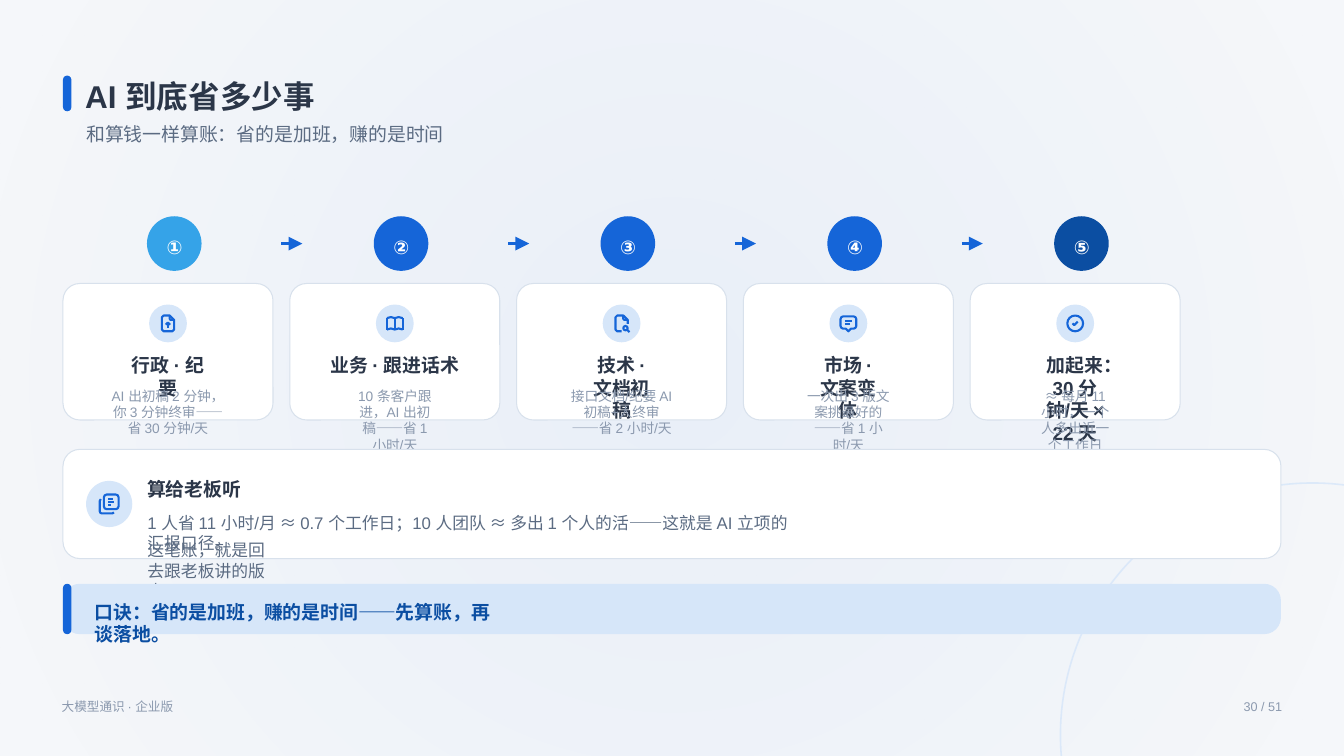
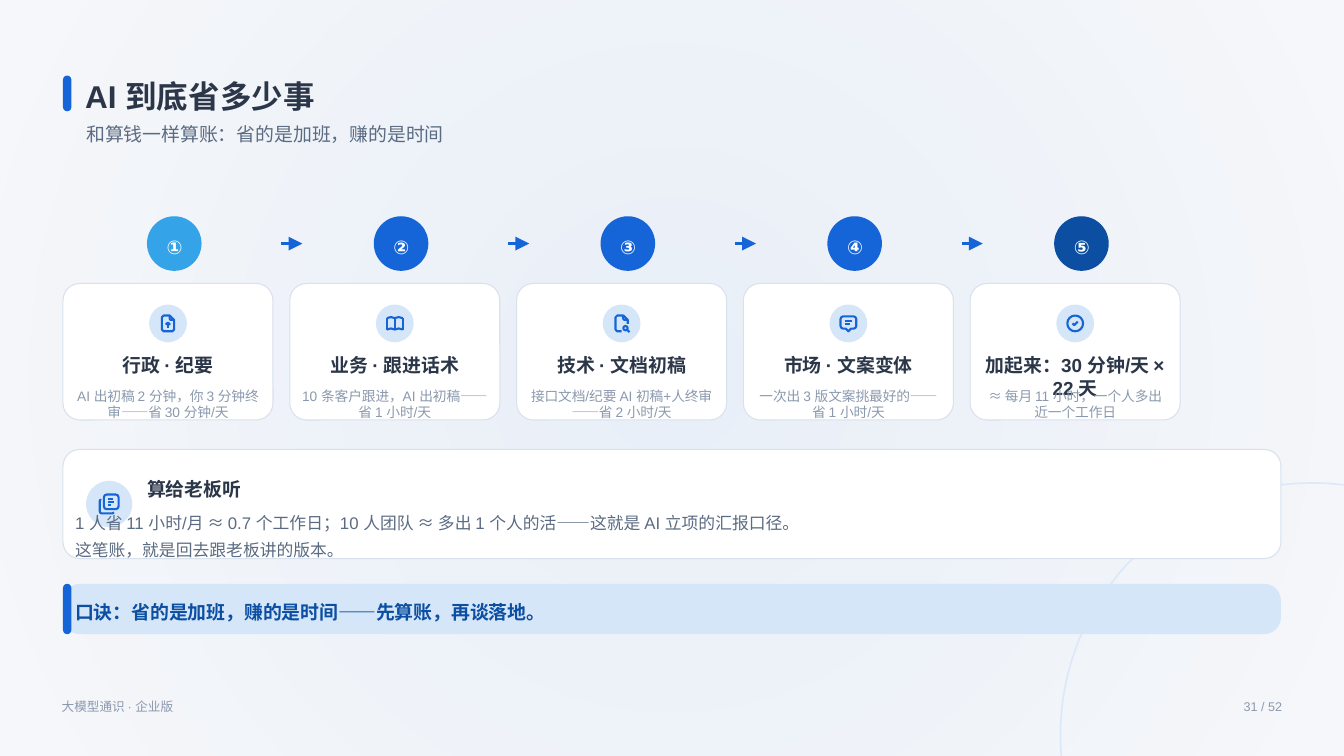
Before and after one commit to swift3000/qiyepinpeixun, a slide deck: slide 31 of 企业AI培训_交付包/初级课程_完整交付包/03_PPT课件/通用基础_PPT1_v3.pptx (slide 30 before the commit). Drawn at 1344x756 pixels with LibreOffice and Linux fonts; fonts in the diff are those of the drawing. Boxes give left, top, right and bottom in pixels: in the first picture for what was removed or moved away, otherwise in the second. Text is boxed around its words. In the diff, an @@ line names an element or a change of style, - is before the commit and + after.

```diff
--- a/企业AI培训_交付包/初级课程_完整交付包/03_PPT课件/通用基础_PPT1_v3.pptx
+++ b/企业AI培训_交付包/初级课程_完整交付包/03_PPT课件/通用基础_PPT1_v3.pptx
@@ text "行政 · 纪要" rewrapped from [132, 356, 204, 400] to [122, 356, 214, 374] @@
@@ text "技术 · 文档初稿" rewrapped from [584, 356, 660, 419] to [557, 356, 686, 374] @@
@@ text "市场 · 文案变体" rewrapped from [820, 356, 876, 423] to [784, 356, 912, 374] @@
@@ text "加起来：30 分钟/天 × 22 天" rewrapped from [1046, 356, 1122, 445] to [986, 356, 1149, 399] @@
@@ text "AI 出初稿 2 分钟，你 3 ..." rewrapped from [112, 387, 223, 434] to [77, 389, 259, 418] @@
@@ text "10 条客户跟进，AI 出初稿——省 1 小时/天" rewrapped from [358, 389, 432, 449] to [302, 389, 487, 418] @@
@@ text "接口文档/纪要 AI 初稿+人终审——省 2 小时/天" rewrapped from [571, 387, 672, 434] to [531, 389, 712, 418] @@
@@ text "一次出 3 版文案挑最好的——省 1 小时/天" rewrapped from [807, 387, 889, 449] to [759, 389, 938, 418] @@
@@ text "≈ 每月 11 小时，一个人多出近一个工作日" rewrapped from [1041, 387, 1109, 449] to [1005, 387, 1162, 418] @@
@@ text "1 人省 11 小时/月 ≈ ..." rewrapped from [147, 515, 787, 554] to [75, 512, 799, 534] @@
@@ text "这笔账，就是回去跟老板讲的版本。" rewrapped from [147, 539, 265, 584] to [75, 542, 344, 558] @@
@@ text "口诀：省的是加班，赚的是时间——先算账，再谈落地。" rewrapped from [95, 603, 490, 643] to [75, 603, 545, 622] @@
@@ text at [1244, 702, 1282, 711]: text changed @@
-30 / 51
+31 / 52
```
Also in this commit, not shown: 41 other slides changed, 1 slide added.
